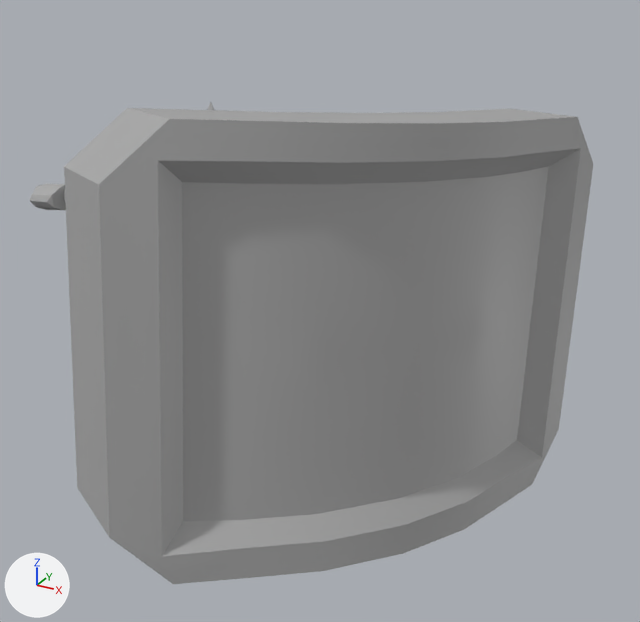
An edit to the FBX model Assets/Modelados Enemigos/Drogarth_Animated.fbx, drawn before and after from the same camera.
Before and after are seen from a camera (50 mm lens) standing at (17.9, -25.0, 19.9) and looking at (3.9, 0.3, 7.2). Arrows for +X, +Y and +Z are at lower left; the lights stay in place. Where no turn or scale is listed for an object, it has been applied to the vertices.

Script lines for the objects in view, before the commit:
```python
me_mesh_019 = bpy.data.meshes.new('Mesh.019')
me_mesh_019.from_pydata(...)  # 94 vertices, 184 faces; spans x -879.0..879.0, y -674.0..674.0, z -280.0..280.0
me_mesh_019.materials.append(mat_standardsurface1)  # grey #aaaaaa
ob_escudo = bpy.data.objects.new('Escudo', me_mesh_019)
ob_escudo.location = (6.638, -1.46, 7.941)
ob_escudo.rotation_euler = (1.489, 0.0961, 1.024)  # degrees (85, 5.5, 59)
ob_escudo.scale = (0.01, 0.01, 0.01)
```
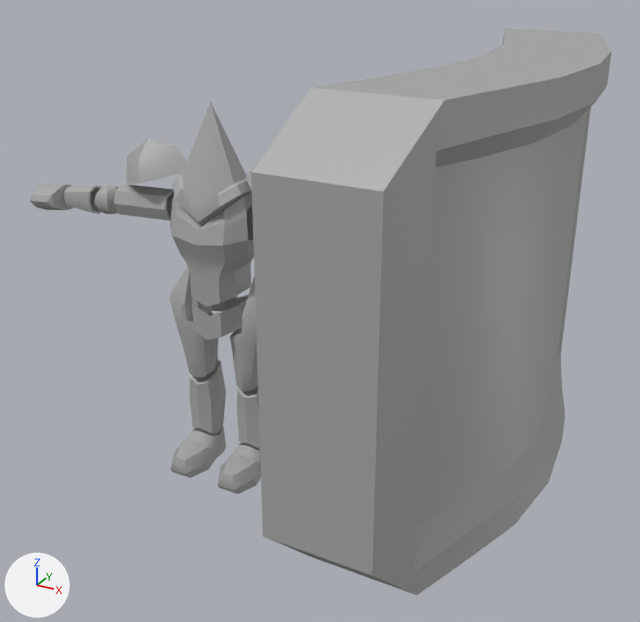
Where the change shows, as pixel boxes [x1, y1, x2, y2] in the pictures (640 x 622 px):
'Escudo', moved, turned, rescaled: before [64, 108, 593, 584]; after [251, 28, 612, 595]
'Pecho', unchanged, uncovered by the edit: after [170, 192, 254, 307]
'Cabeza', unchanged, uncovered by the edit: before [207, 102, 214, 110]; after [172, 102, 252, 225]
'IZQ_Femur', unchanged, uncovered by the edit: after [169, 267, 218, 378]
'IZQ_Pierna1', unchanged, uncovered by the edit: after [190, 359, 226, 433]

Diff of the bpy script that builds the scene:
```diff
--- a/Assets/Modelados Enemigos/Drogarth_Animated.fbx.py
+++ b/Assets/Modelados Enemigos/Drogarth_Animated.fbx.py
@@ ob_escudo @@
 ob_escudo = bpy.data.objects.new('Escudo', me_mesh_019)
-ob_escudo.location = (6.638, -1.46, 7.941)
-ob_escudo.rotation_euler = (1.489, 0.0961, 1.024)  # degrees (85, 5.5, 59)
-ob_escudo.scale = (0.01, 0.01, 0.01)
+ob_escudo.parent = ob_posshiled
+ob_escudo.location = (56.66, -3.837, -13.15)
+ob_escudo.rotation_euler = (0.0, 1.571, 0.0)  # degrees (0, 90, 0)
@@ ob_posshiled @@
+ob_posshiled = bpy.data.objects.new('PosShiled', None)
+ob_posshiled.location = (9.242, 0.119, 9.729)
+ob_posshiled.rotation_euler = (1.571, 0.0, 0.0)  # degrees (90, 0, 0)
+ob_posshiled.scale = (0.01, 0.01, 0.01)
```
